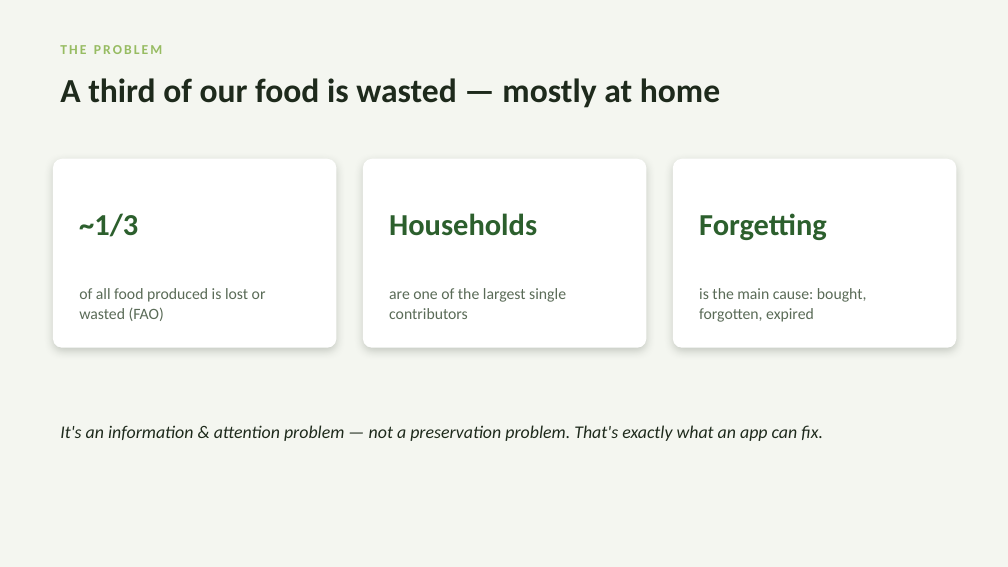
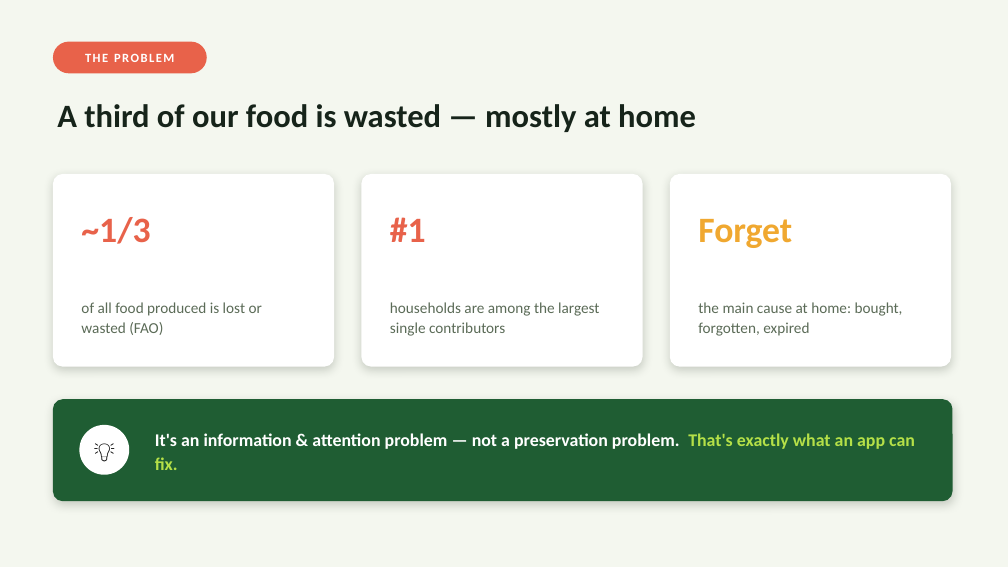
Before and after one commit to Gugster777/kulpio, a slide deck: slide 3 of docs/Kulpio_Presentation.pptx (slide 2 before the commit). Drawn at 1008x567 pixels with LibreOffice and Linux fonts; fonts in the diff are those of the drawing. Boxes give left, top, right and bottom in pixels: in the first picture for what was removed or moved away, otherwise in the second. Text is boxed around its words. In the diff, an @@ line names an element or a change of style, - is before the commit and + after.

```diff
--- a/docs/Kulpio_Presentation.pptx
+++ b/docs/Kulpio_Presentation.pptx
@@ background #F4F6F0 to #F4F7EF @@
@@ text "THE PROBLEM" at (85,53,174,62): size 13 to 12 pt, text colour #97BC62 to #FFFFFF, letter spacing 2 to 1.4 pt; alignment left to centre @@
@@ rounded rectangle added at (53,42,207,73), fill #E8624A @@
@@ text "A third of our food ...": place and size @@
-text "A third of our food ..." at (60,78,720,108)
+text "A third of our food ..." at (57,104,696,132)
@@ text "A third of our food ..." at (57,104,696,132): size 32 to 31 pt, text colour #1E2A1C to #16241A @@
@@ rounded rectangle: place and size @@
-rounded rectangle at (53,159,337,348)
+rounded rectangle at (53,174,334,367)
@@ rounded rectangle: place and size @@
-rounded rectangle at (363,159,647,348)
+rounded rectangle at (361,174,643,367)
@@ shadow changed; proportions changed in 3 elements at (53,174,334,367), (361,174,643,367), (670,174,951,367) @@
@@ rounded rectangle: place and size @@
-rounded rectangle at (673,159,957,348)
+rounded rectangle at (670,174,951,367)
@@ text "~1/3" at (81,217,150,244): size 29 to 34 pt, text colour #2C5F2D to #E8624A @@
@@ text removed at (389,213,537,236) @@
-Households
@@ text added at (390,217,426,242), 34 pt, text #E8624A, bold @@
+#1
@@ text added at (698,219,792,248), 34 pt, text #F0A830, bold @@
+Forget
@@ text removed at (699,213,827,240) @@
-Forgetting
@@ text "of all food produced is ...": place and size @@
-text "of all food produced is ..." at (79,288,266,321)
+text "of all food produced is ..." at (81,302,262,335)
@@ text "of all food produced is ..." at (81,302,262,335): size 15 to 14.5 pt, text colour #5A6B57 to #5B6B57; line spacing 1.1 to 1.12 @@
@@ text at (390,302,599,336): text changed; size 15 to 14.5 pt; text colour #5A6B57 to #5B6B57 @@
-are one of the largest single contributors
+households are among the largest single contributors
@@ text at (698,302,903,336): text changed; size 15 to 14.5 pt; text colour #5A6B57 to #5B6B57 @@
-is the main cause: bought, forgotten, expired
+the main cause at home: bought, forgotten, expired
@@ rounded rectangle added at (53,399,953,501), fill #1F5D33 @@
@@ text "It's an information & attention ...": place and size @@
-text "It's an information & attention ..." at (60,425,823,441)
+text "It's an information & attention ..." at (155,433,915,470)
@@ text "It's an information & attention ..." at (155,433,915,470): text colour #1E2A1C to #FFFFFF in "It's an information & attention problem — ..."; text colour #1E2A1C to #B5E048 in "That's exactly what an app can fix."; bold on, italic off; line spacing 1 to 1.1 @@
@@ ellipse added at (79,425,129,475), fill #FFFFFF @@
@@ text added at (79,425,129,475), 19.8 pt, text #000000 @@
+💡
```
Also in this commit, not shown: 9 other slides changed, 5 slides added, 1 slide removed, 2 other files.
